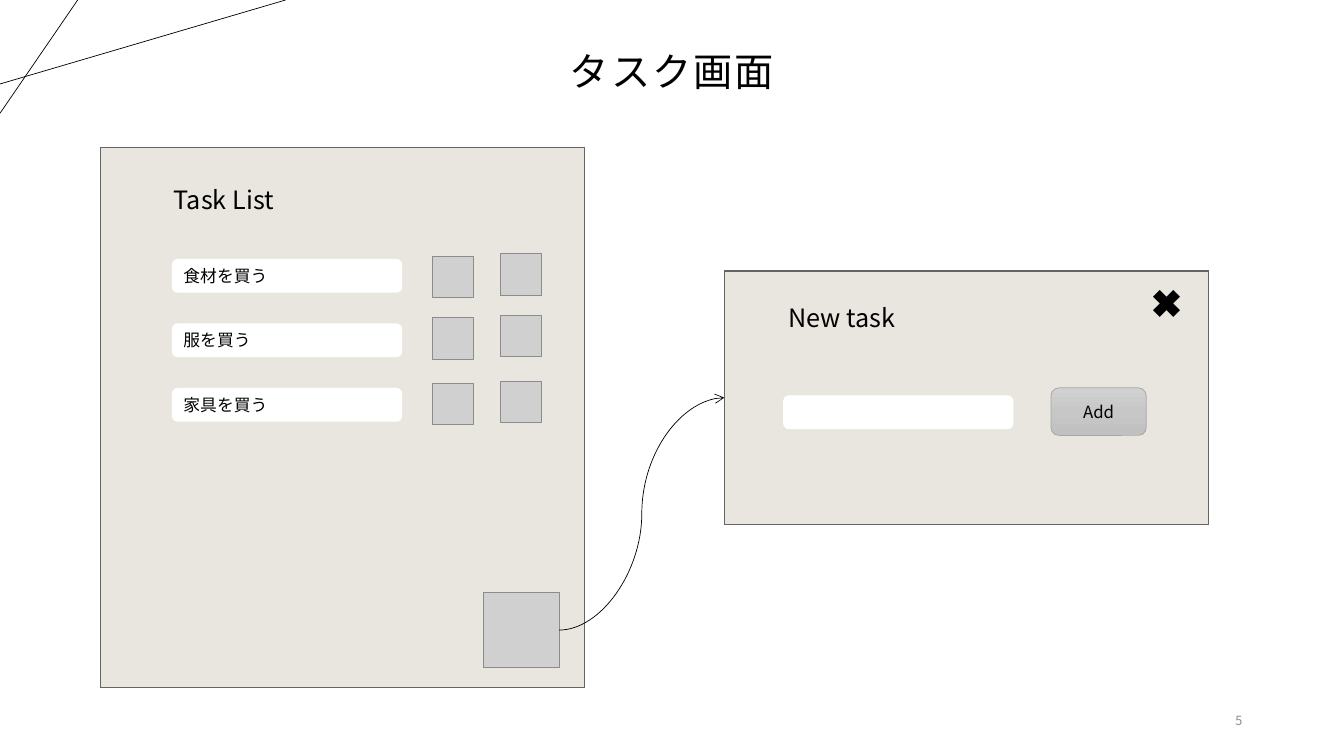
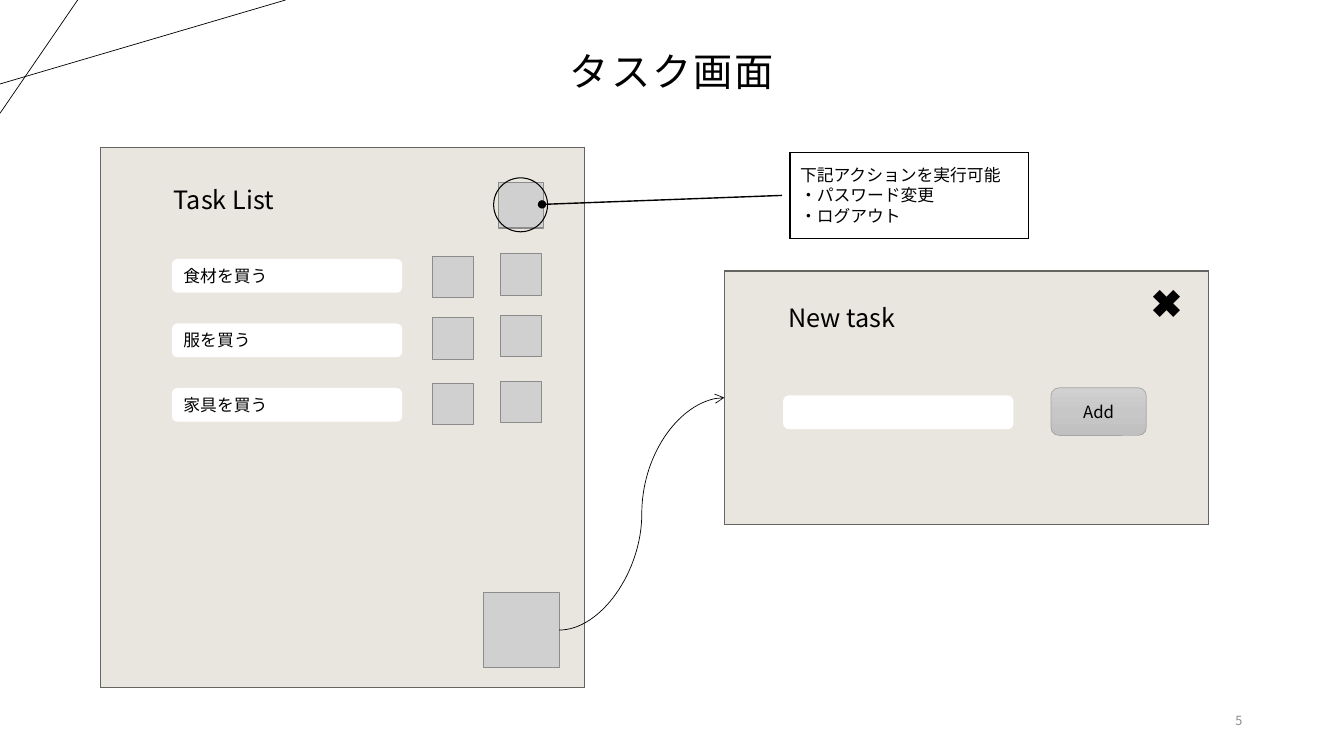
Before and after one commit to atman-33/system-dev-docs, a slide deck: slide 5 of water-fall/10_要件定義/40_タスク管理システム_ラフスケッチ_v1.0.pptx. Drawn at 1344x756 pixels with LibreOffice and Linux fonts; fonts in the diff are those of the drawing; grey boxes stand for pictures. Boxes give left, top, right and bottom in pixels: in the first picture for what was removed or moved away, otherwise in the second. Text is boxed around its words. In the diff, an @@ line names an element or a change of style, - is before the commit and + after.

```diff
--- a/water-fall/10_要件定義/40_タスク管理システム_ラフスケッチ_v1.0.pptx
+++ b/water-fall/10_要件定義/40_タスク管理システム_ラフスケッチ_v1.0.pptx
@@ ellipse added at [494, 177, 547, 231], outline #000000 0.75 pt @@
@@ border callout added at [790, 152, 1028, 238], fill #FFFFFF, outline #000000 1 pt, 12 pt, text #000000 @@
+下記アクションを実行可能
+・パスワード変更
+・ログアウト
@@ picture added at [499, 182, 544, 228] @@
```
Also in this commit, not shown: 6 other files.
